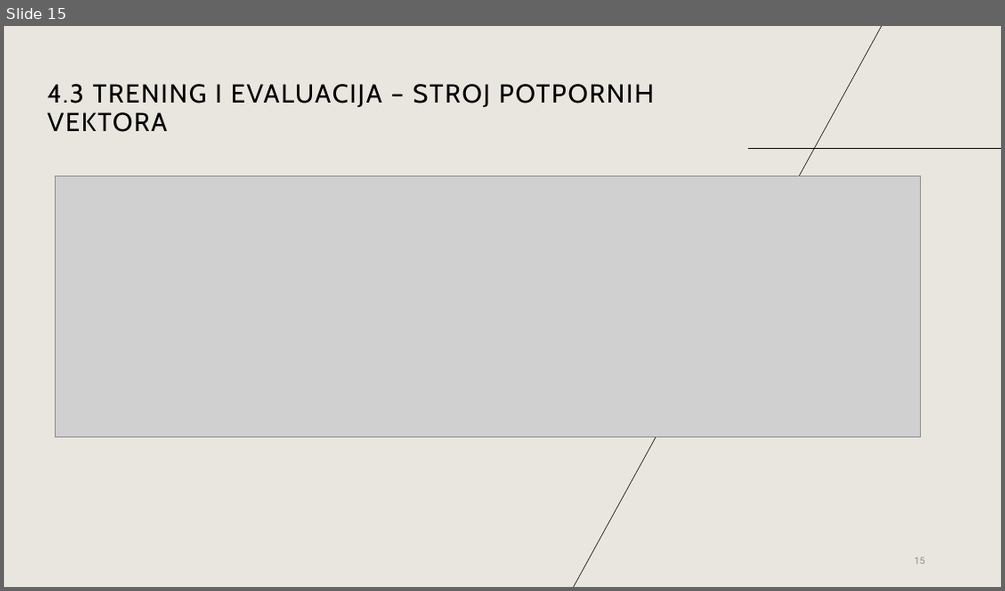
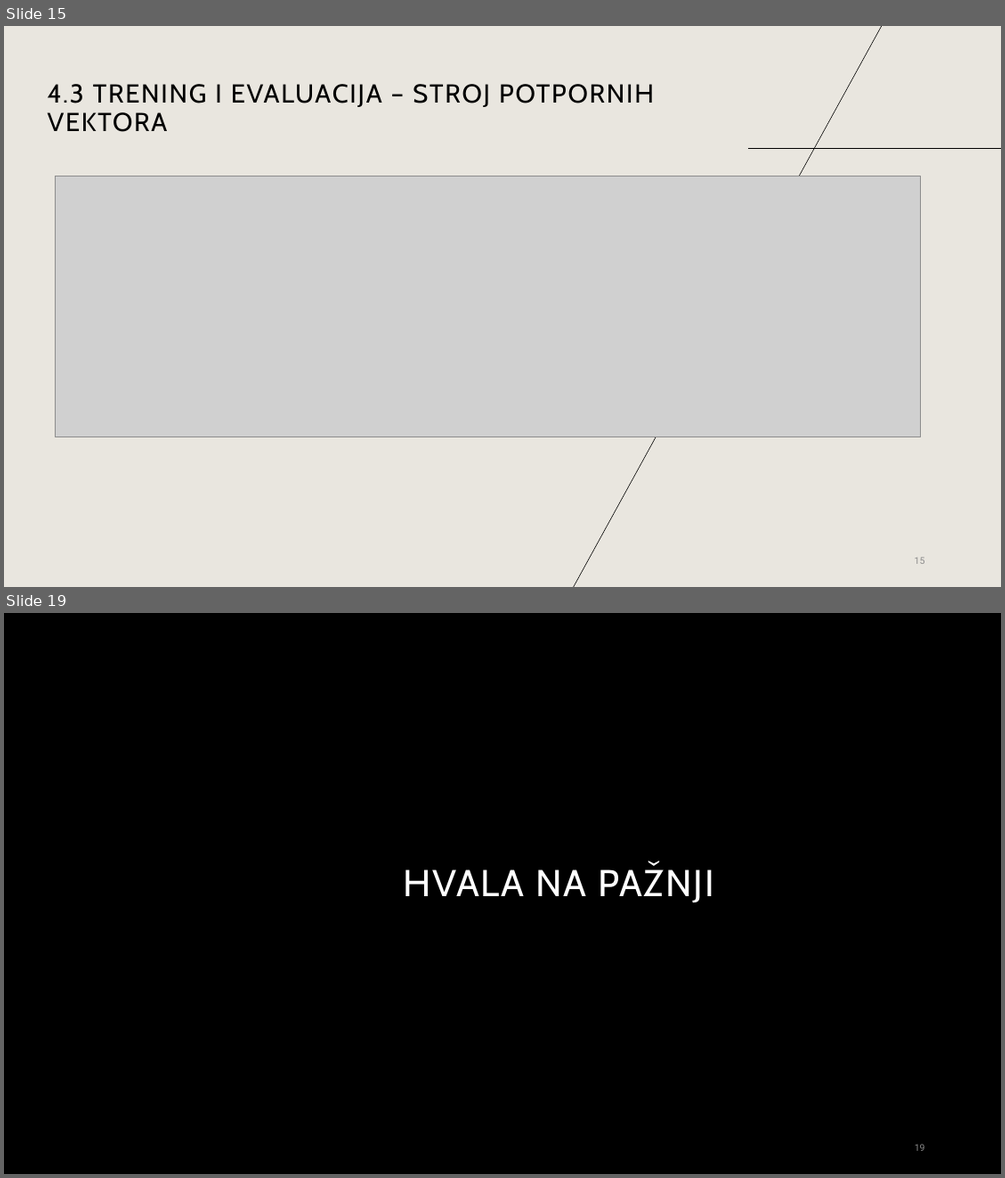
Before and after one commit to bpetra1/ML-Alzheimer-BrainMRI-Classification, a slide deck: prezentacija/ML_Alzheimer.pptx. Shown one above the other, each under a label of ours: slide 15 before the commit, slides 15 and 19 after it; the slides between them are not shown. The pictures are 1005x591 and 1005x1178 pixels, drawn with LibreOffice and Linux fonts; fonts in the diff are those of the drawing; grey boxes stand for pictures; background and template pictures are left out. Boxes give left, top, right and bottom in pixels: in the first picture for what was removed or moved away, otherwise in the second. Text is boxed around its words. In the diff, an @@ line names an element or a change of style, - is before the commit and + after.

```diff
--- a/prezentacija/ML_Alzheimer.pptx
+++ b/prezentacija/ML_Alzheimer.pptx
@@ slide 19 added at (4,613,1001,1174), background #000000 @@
@@ title added at (403,865,714,903), 36 pt, text #FFFFFF @@
+HVALA NA PAŽNJI
@@ page number added at (914,1143,925,1151), 9 pt, text #8C8C8C @@
+19
```
Also in this commit, not shown: 2 slides changed, 3 other slides added, 2 slides removed.
